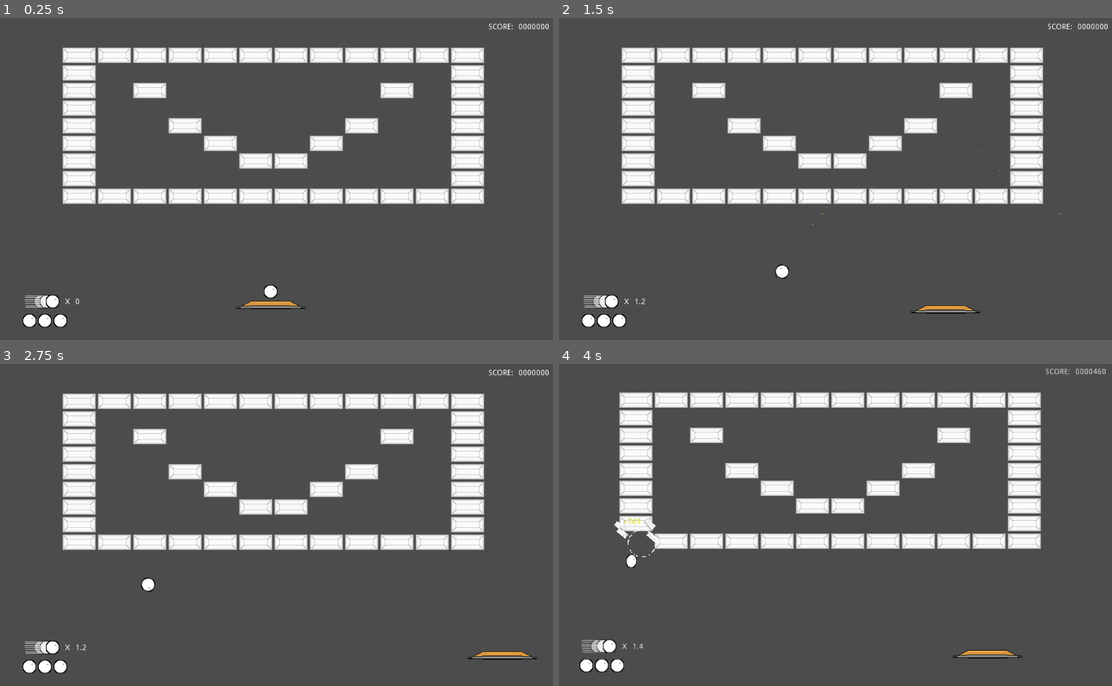
Above: before the commit, frames 1-4 (two rows, left to right).
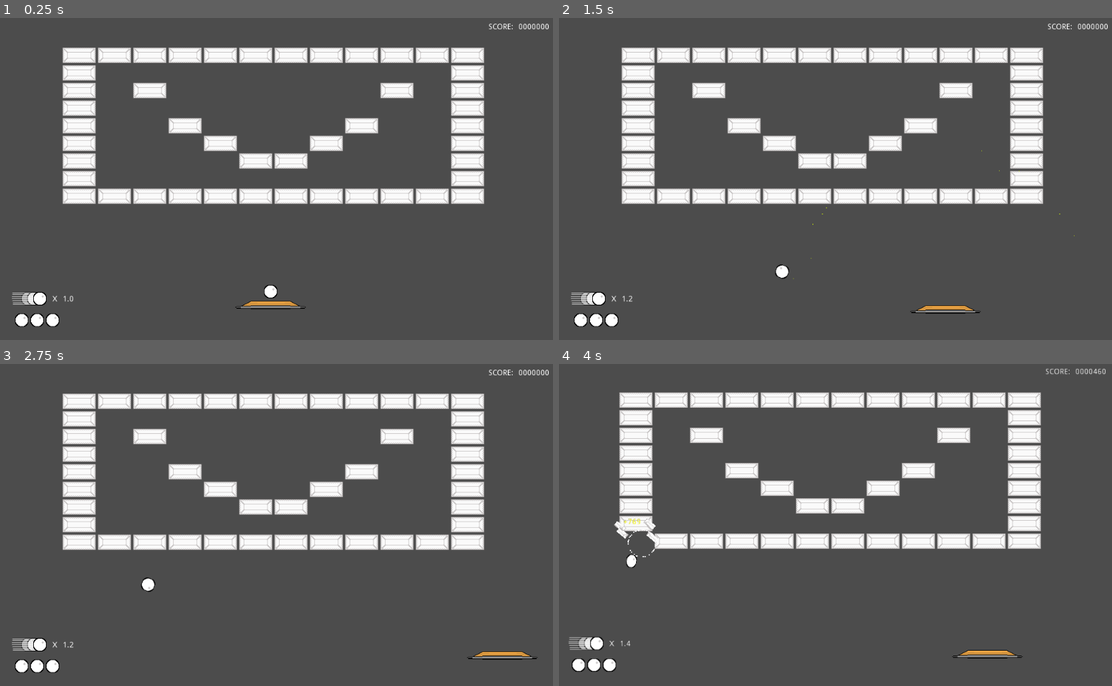
Above: after the commit, the same moments.

Repository: Anatolij-Grigorjev/Breakout4Godot
Game: Godot game, scene res://BreakoutGame.tscn
Same seed, same stepped clock (60 frames per second), same inputs: the game is played once before the commit and once after it.
Inputs (mouse positions are in pixels of both pictures, inside the frame that each line leads up to):
- Up to frame 1 (0.25 s): no input
- Up to frame 2 (1.5 s): tap Enter (ui_accept) at 0.5, 0.77 s; move the mouse to (962, 159) at 0.52 s; hold Right (ui_right) 0.53-1.25 s; tap Alt at 0.6 s; click (962, 159) at 0.67 s; drag from (724, 191) to (813, 240) at 1.27 s
- Up to frame 3 (2.75 s): move the mouse to (337, 447) at 2.02 s; hold Right (ui_right) from 2.03 s (still down); tap Shift at 2.1 s
- Up to frame 4 (4 s): release Right (ui_right) at 2.75 s; drag from (813, 586) to (669, 470) at 2.77 s; move the mouse to (1006, 570) at 3.52 s; hold Left (ui_left) from 3.53 s (still down); tap Ctrl at 3.6 s; tap Enter (ui_accept) at 3.77 s

The runs differ from the first frame. In frame 1, 0.6% of the frame differs, in the area x 2-15%, y 85-97%; in frame 2, 0.6%, in the area x 2-16%, y 85-97%; in frame 3, 0.6%; in frame 4, 0.6%.

Commit message:
replace polling ball speed with signal

Diff:
--- a/game/BreakoutGame.gd
+++ b/game/BreakoutGame.gd
@@ -27,7 +27,7 @@
 	ballLossArea.connect("ball_fell", self, "_on_ball_fallen")
 
 
-func _on_ball_collided(collision: KinematicCollision2D):
+func _on_ball_collided(collision: KinematicCollision2D, _ball):
 
 	if (collision.collider.is_in_group("bricks")):
 		cameraShake.beginShake()
--- a/game/BreakoutGame.tscn
+++ b/game/BreakoutGame.tscn
@@ -53,11 +53,11 @@
 [node name="Paddle" parent="." instance=ExtResource( 9 )]
 position = Vector2( 489, 534 )
 
-[node name="LivesCounter" parent="." instance=ExtResource( 10 )]
-position = Vector2( 40, 551 )
-
 [node name="BallLossArea" parent="." instance=ExtResource( 11 )]
 position = Vector2( 515, 613 )
 
+[node name="LivesCounter" parent="." instance=ExtResource( 10 )]
+position = Vector2( 26, 550 )
+
 [node name="BallSpeedIcon" parent="." instance=ExtResource( 1 )]
-position = Vector2( 43, 509 )
+position = Vector2( 20, 504 )
--- a/game/Utils.gd
+++ b/game/Utils.gd
@@ -181,7 +181,8 @@
 
 
 """
-Safely get first element from possibly null or empty array
+Safely get first element from possibly null or empty array.
+If the array is null or empty the return is null
 """
 static func getFirst(arr: Array):
 	if (arr == null or arr.empty()):
--- a/game/ball/Ball.gd
+++ b/game/ball/Ball.gd
@@ -1,7 +1,7 @@
 extends KinematicBody2D
 class_name Ball
 
-signal ball_collided(collision)
+signal ball_collided(collision, ball)
 
 onready var anim: AnimationPlayer = $AnimationPlayer
 onready var sprite: Sprite = $Sprite
@@ -71,7 +71,7 @@
 			print("not exciting, adjusted for %s to %s" % [rad2deg(allowed_adjustmenet), rad2deg(new_direction.angle())])
 
 
-	emit_signal("ball_collided", collision)
+	emit_signal("ball_collided", collision, self)
 	direction = new_direction
 
 
--- a/game/gui/BallSpeedIcon.gd
+++ b/game/gui/BallSpeedIcon.gd
@@ -4,15 +4,16 @@
 onready var mult_Lbl: Label = $HBoxContainer/MultiplierLbl
 
 
-var ball
-
-
 func _ready():
 	var ballsInTree = get_tree().get_nodes_in_group("ball")
 	if not ballsInTree.empty():
-		ball = ballsInTree[0]
+		var ball = Utils.getFirst(ballsInTree)
+		ball.connect("ball_collided", self, "_on_ball_collided")
 
 
-func _process(delta):
-	if (ball):
-		mult_Lbl.text = "%s" % (ball.currentSpeed / ball.baseSpeed)
+func _on_ball_collided(_collision: KinematicCollision2D, ball: Ball):
+	_refresh_speed_multiplier(ball)
+
+
+func _refresh_speed_multiplier(ball: Ball):
+	mult_Lbl.text = "%s" % (ball.currentSpeed / ball.baseSpeed)
